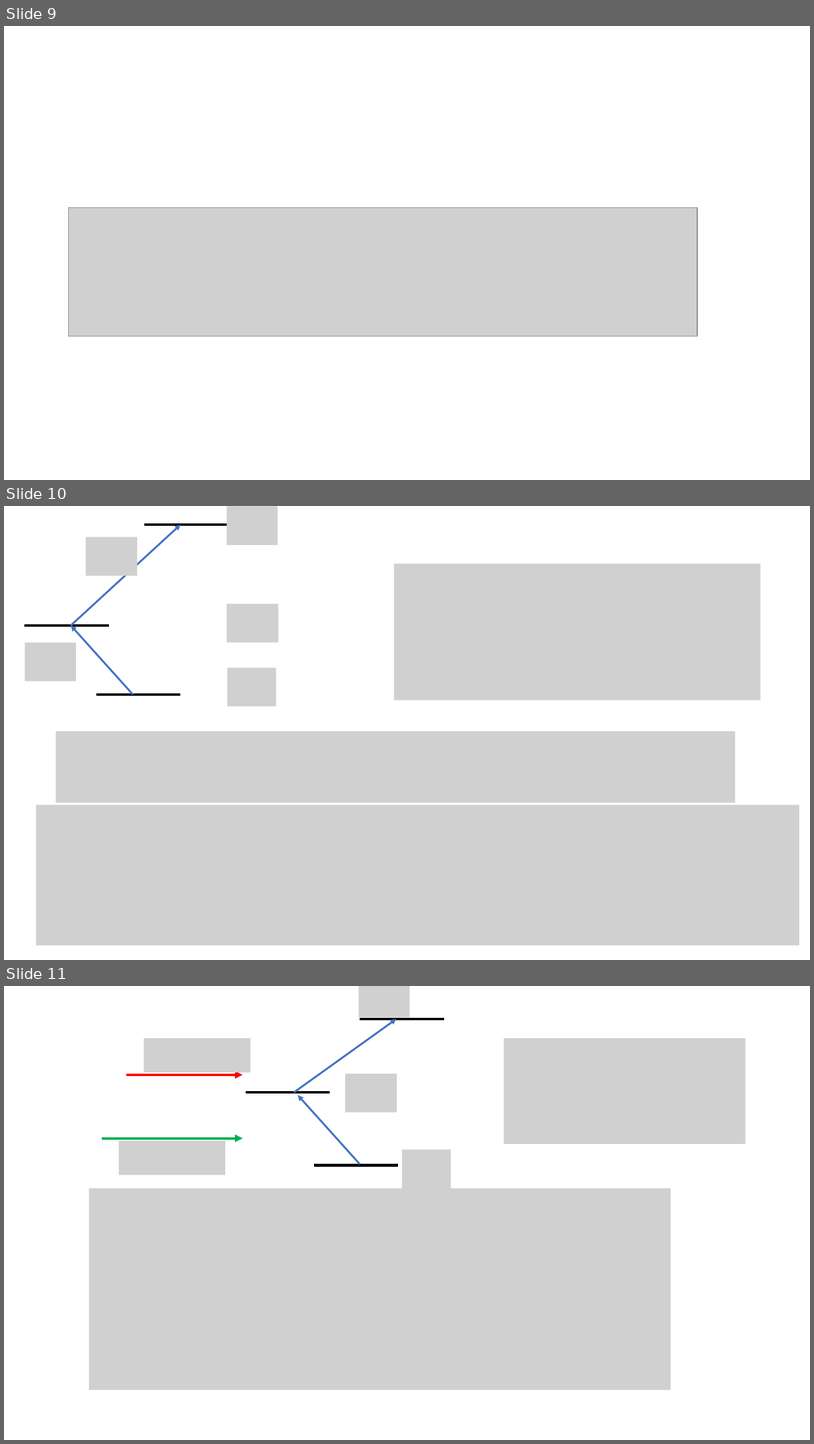
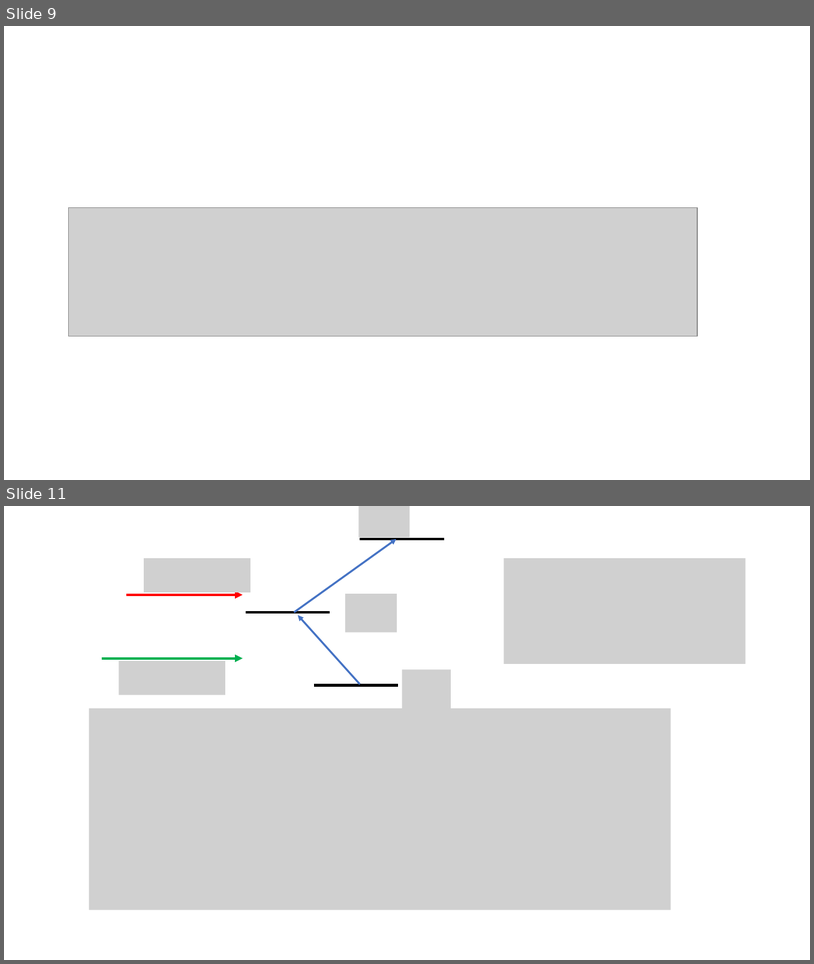
Before and after one commit to youjieyu888/circular-waveguide, a slide deck: 3-level.pptx. Shown one above the other, each under a label of ours: slides 9, 10 and 11 before the commit, slides 9 and 11 after it; the slides between them are not shown. The pictures are 814x1444 and 814x964 pixels, drawn with LibreOffice and Linux fonts; fonts in the diff are those of the drawing; grey boxes stand for pictures. Boxes give left, top, right and bottom in pixels: in the first picture for what was removed or moved away, otherwise in the second. Text is boxed around its words. In the diff, an @@ line names an element or a change of style, - is before the commit and + after.

```diff
--- a/3-level.pptx
+++ b/3-level.pptx
@@ slide 10 removed at (4,506,810,960), background #FFFFFF @@
@@ picture removed at (227,506,278,545) @@
@@ arrow removed from (71, 625) to (180, 525) @@
@@ picture removed at (86,537,137,576) @@
@@ line removed from (144, 525) to (228, 525) @@
@@ picture removed at (394,564,761,700) @@
@@ picture removed at (227,604,278,643) @@
@@ line removed from (24, 625) to (109, 625) @@
@@ arrow removed from (133, 694) to (71, 625) @@
@@ picture removed at (24,643,76,681) @@
@@ picture removed at (227,667,276,706) @@
@@ line removed from (96, 694) to (180, 694) @@
@@ picture removed at (56,731,736,802) @@
@@ picture removed at (36,805,800,945) @@
```
Also in this commit, not shown: 1 slide changed, 2 slides added, 3 other files.
